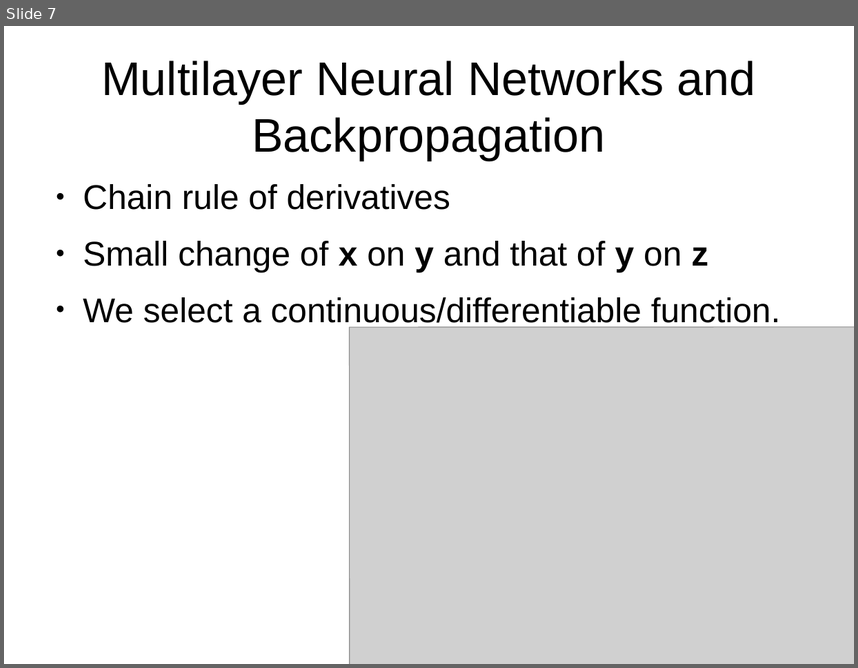
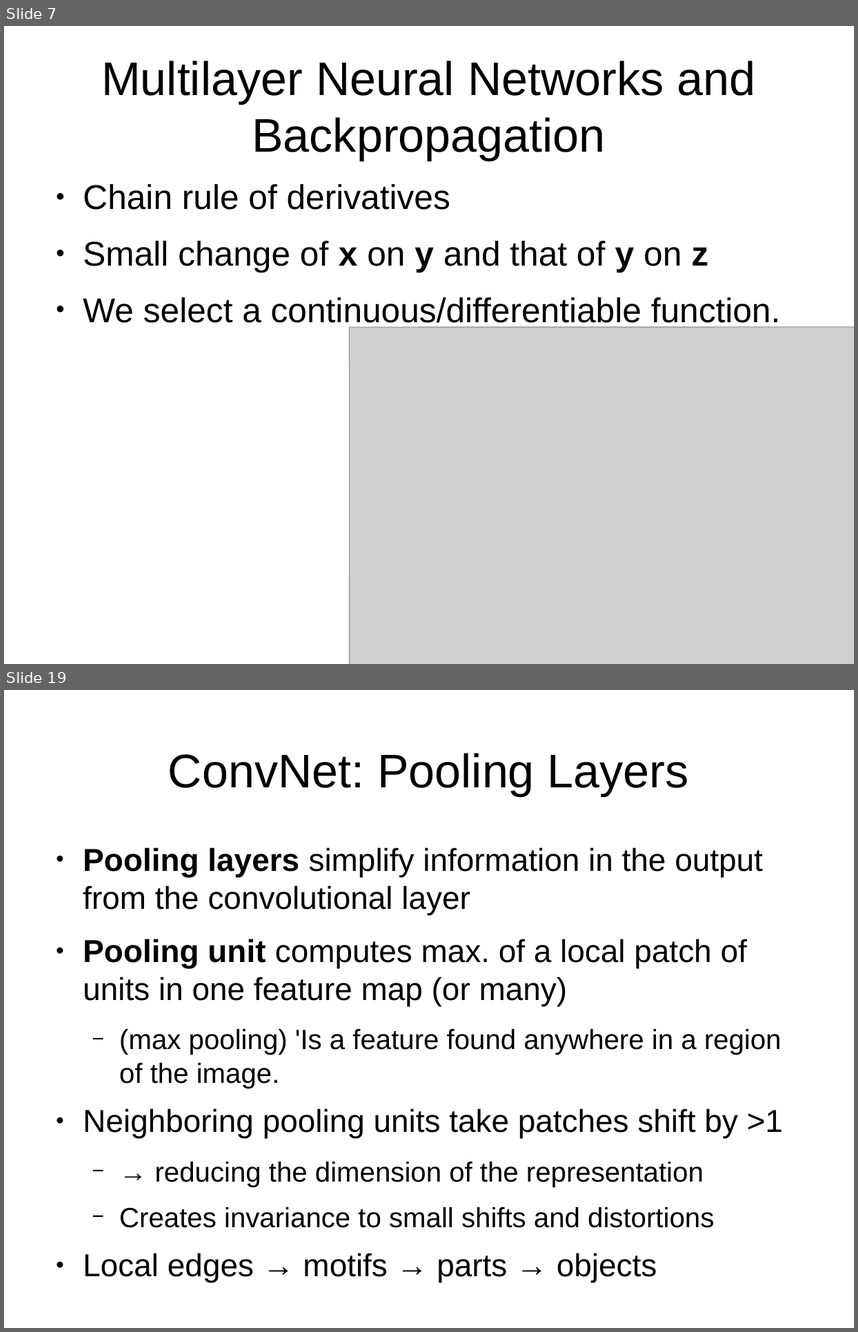
Before and after one commit to amsully/binds_lab, a slide deck: notes/DeepLearningReview_Nature/deep_learning_review.odp. Shown one above the other, each under a label of ours: slide 7 before the commit, slides 7 and 19 after it; the slides between them are not shown. The pictures are 858x668 and 858x1332 pixels, drawn with LibreOffice and Linux fonts; fonts in the diff are those of the drawing; grey boxes stand for pictures. Boxes give left, top, right and bottom in pixels: in the first picture for what was removed or moved away, otherwise in the second. Text is boxed around its words. In the diff, an @@ line names an element or a change of style, - is before the commit and + after.

```diff
--- a/notes/DeepLearningReview_Nature/deep_learning_review.odp
+++ b/notes/DeepLearningReview_Nature/deep_learning_review.odp
@@ slide 19 added at bbox=[4, 690, 854, 1328], background #FFFFFF @@
@@ title added at bbox=[168, 753, 689, 796], 44 pt, text #000000 @@
+ConvNet: Pooling Layers
@@ text added at bbox=[83, 847, 783, 1282], 29.6 pt, text #000000 @@
+● Pooling layers simplify information in the output from the convolutional layer
+● Pooling unit computes max. of a local patch of units in one feature map (or many)
+  − (max pooling) 'Is a feature found anywhere in a region of the image.
+● Neighboring pooling units take patches shift by >1
+  − → reducing the dimension of the representation
+  − Creates invariance to small shifts and distortions
+● Local edges → motifs → parts → objects
```
Also in this commit, not shown: 1 slide changed, 11 other slides added, 1 other file.
